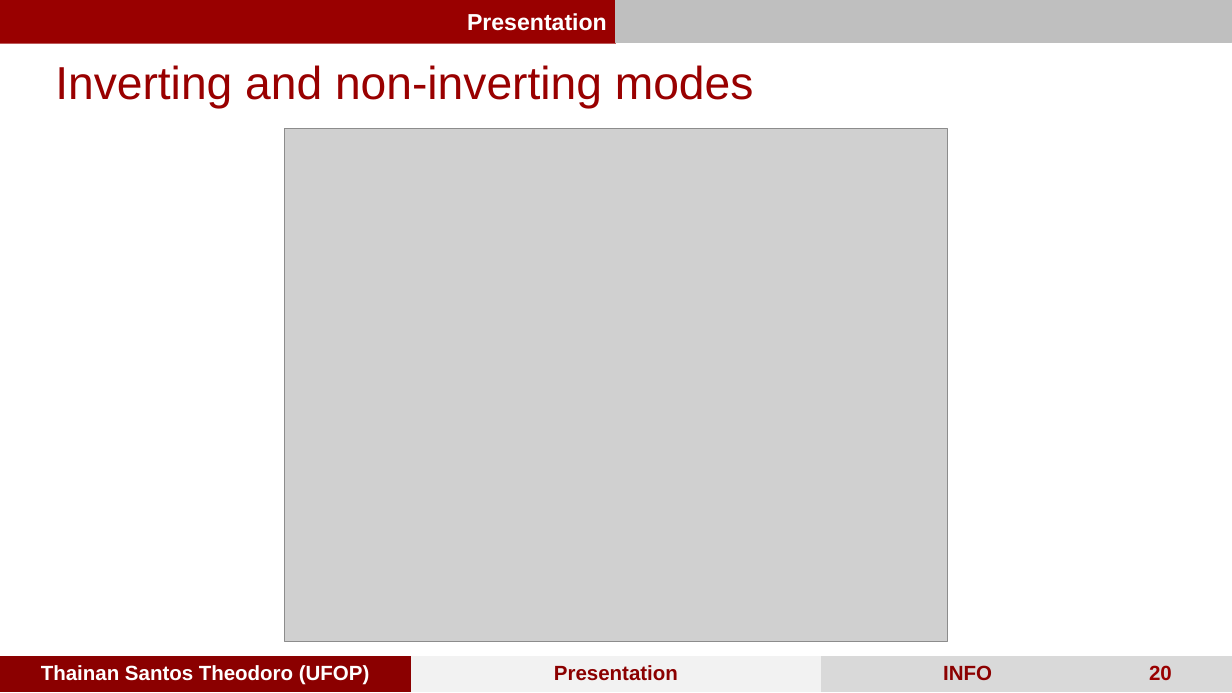
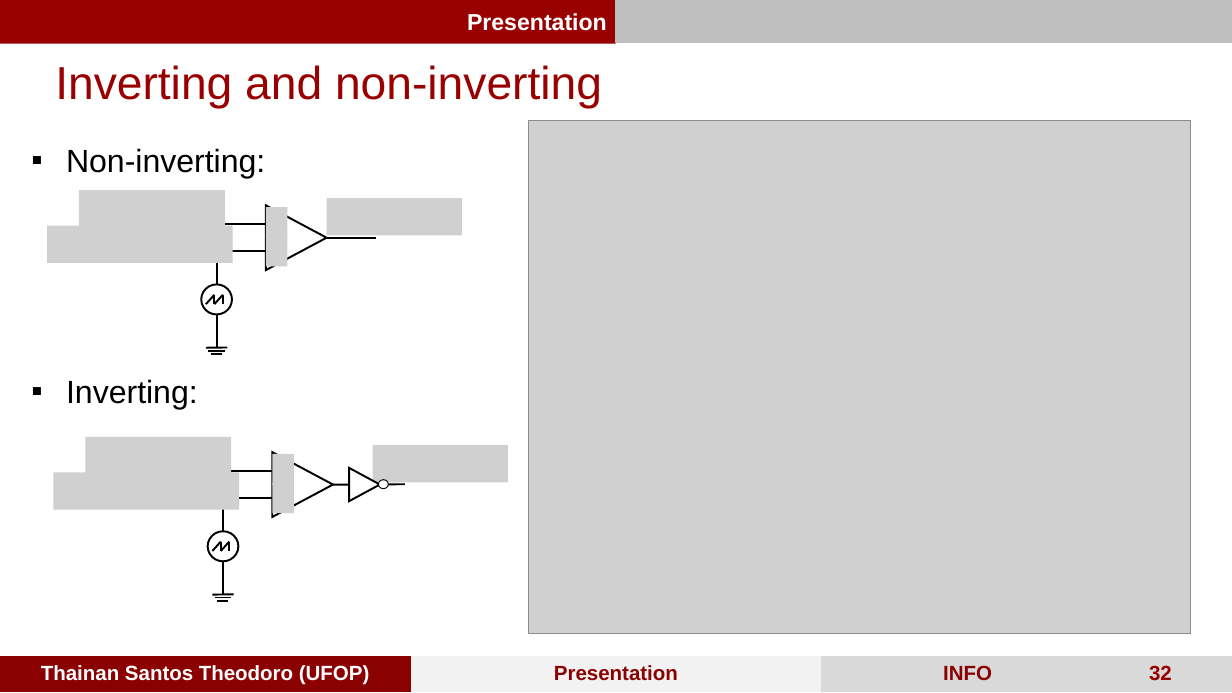
Before and after one commit to ThainanST/sPWM_arduino, a slide deck: slide 32 of Arduino PWM.pptx (slide 20 before the commit). Drawn at 1232x693 pixels with LibreOffice and Linux fonts; fonts in the diff are those of the drawing; grey boxes stand for pictures. Boxes give left, top, right and bottom in pixels: in the first picture for what was removed or moved away, otherwise in the second. Text is boxed around its words. In the diff, an @@ line names an element or a change of style, - is before the commit and + after.

```diff
--- a/Arduino PWM.pptx
+++ b/Arduino PWM.pptx
@@ text at <box>55,65,602,109</box>: text changed @@
-  Inverting and non-inverting modes
+  Inverting and non-inverting
@@ text added at <box>66,148,265,409</box>, 25 pt, text #000000 @@
+▪ Non-inverting:
+▪ Inverting:
@@ picture: place and size @@
-picture at <box>285,128,947,641</box>
+picture at <box>529,121,1191,634</box>
@@ group added at <box>47,190,462,354</box>: 12 lines, 5 pictures, 1 triangle, 1 ellipse @@
@@ group added at <box>54,437,508,601</box>: 12 lines, 5 pictures, 2 triangles, 1 ellipse @@
@@ ellipse added at <box>379,480,389,489</box>, fill #FFFFFF, outline #000000 0.75 pt @@
@@ page number at <box>1149,665,1172,681</box>: text changed @@
-20
+32
```
Also in this commit, not shown: 14 other slides changed, 26 slides added, 3 slides removed, 50 other files.
